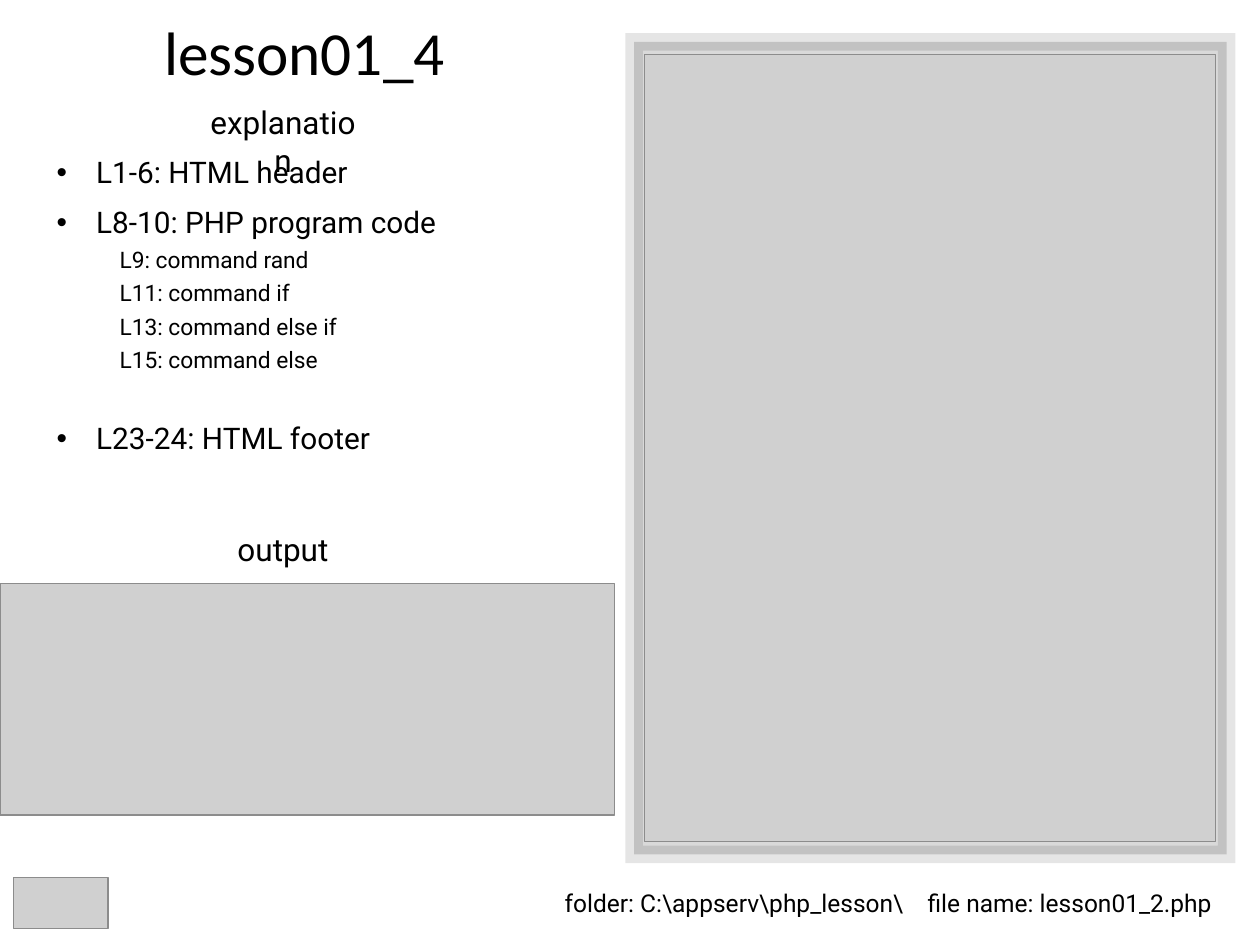
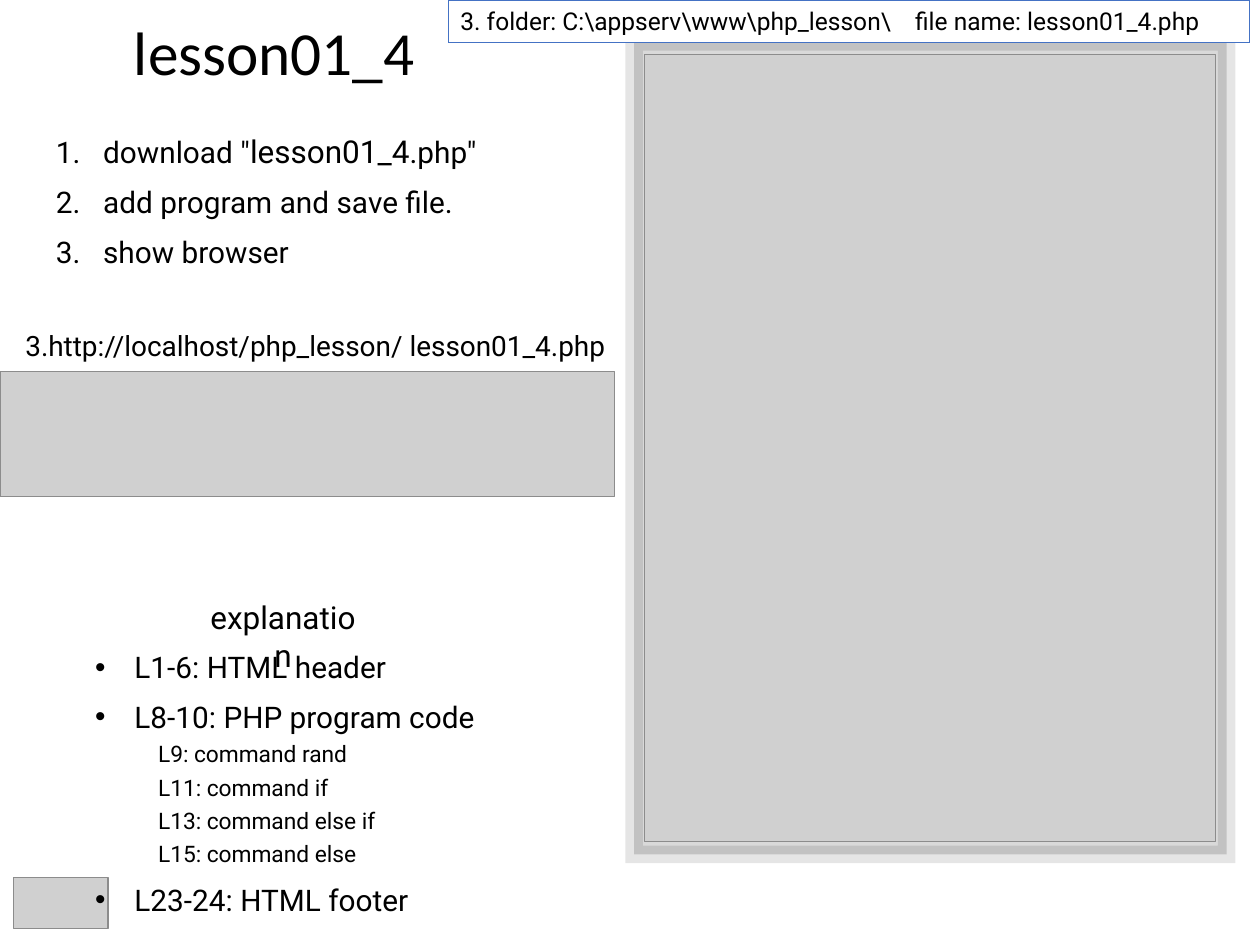
Before and after one commit to lastshogun13/php_lesson, a slide deck: slide 8 of ppt/lesson01.pptx. Drawn at 1260x945 pixels with LibreOffice and Linux fonts; fonts in the diff are those of the drawing; grey boxes stand for pictures. Boxes give left, top, right and bottom in pixels: in the first picture for what was removed or moved away, otherwise in the second. Text is boxed around its words. In the diff, an @@ line names an element or a change of style, - is before the commit and + after.

```diff
--- a/ppt/lesson01.pptx
+++ b/ppt/lesson01.pptx
@@ title "lesson01_4": place and size @@
-title "lesson01_4" at (164,32,444,84)
+title "lesson01_4" at (134,32,414,84)
@@ rectangle added at (449,0,1250,43), fill #FFFFFF, outline #4472C4 0.75 pt, 14 pt, text #000000 @@
+3. folder: C:\appserv\www\php_lesson\ file name: lesson01_4.php
@@ text added at (103,139,477,264), 17 pt, text #000000 @@
+1. download "lesson01_4.php"
+2. add program and save file.
+3. show browser
@@ text added at (25,335,605,362), 16 pt, text #000000 @@
+3.http://localhost/php_lesson/ lesson01_4.php
@@ picture added at (0,372,615,498) @@
@@ text removed at (237,540,328,568) @@
-output
@@ picture removed at (0,583,615,815) @@
@@ text "explanation": place and size @@
-text "explanation" at (189,97,375,147)
+text "explanation" at (189,592,375,643)
@@ text "L1-6: HTML header" rewrapped from (96,156,436,450) to (134,650,474,912) @@
@@ text removed at (565,893,1212,917) @@
-folder: C:\appserv\php_lesson\ file name: lesson01_2.php
```
Also in this commit, not shown: 3 other slides changed, 6 other files.
